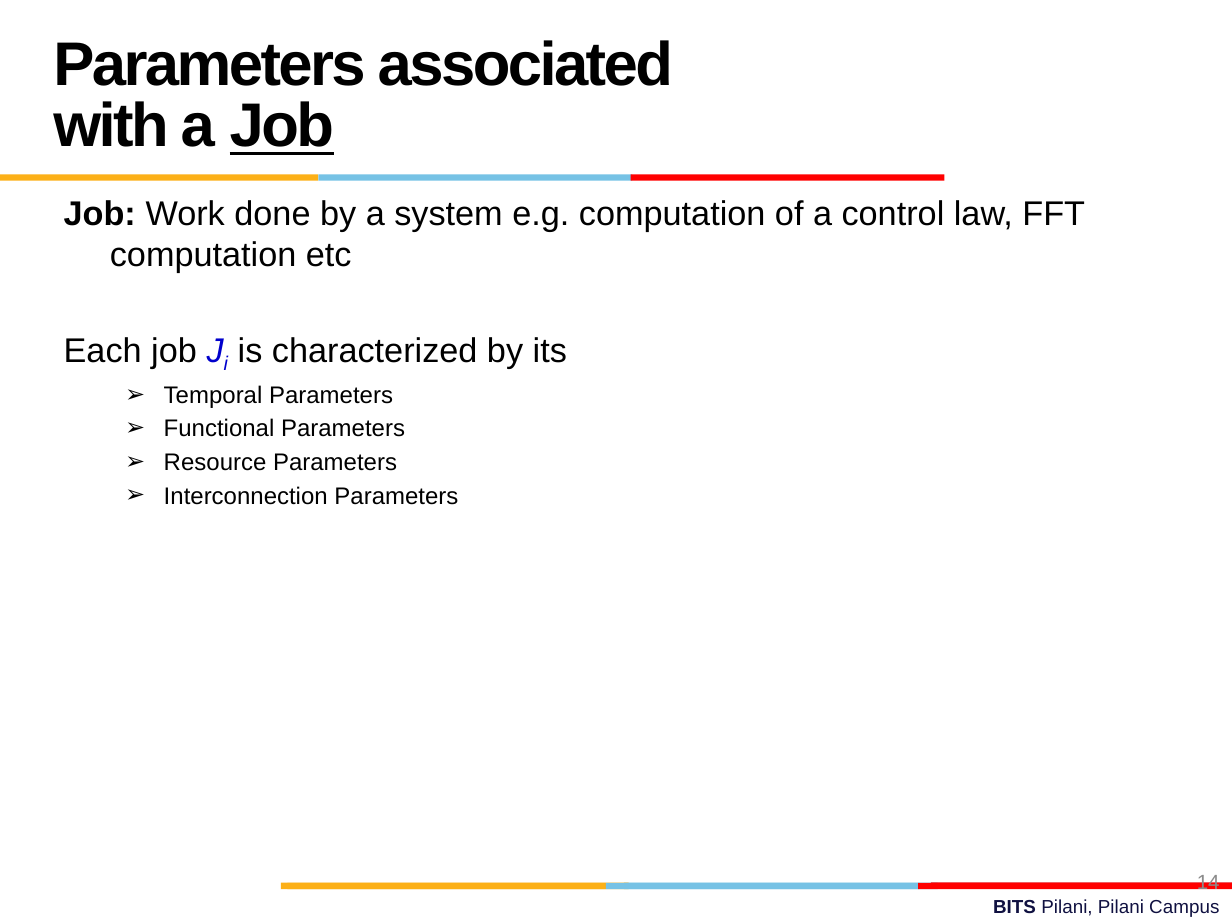
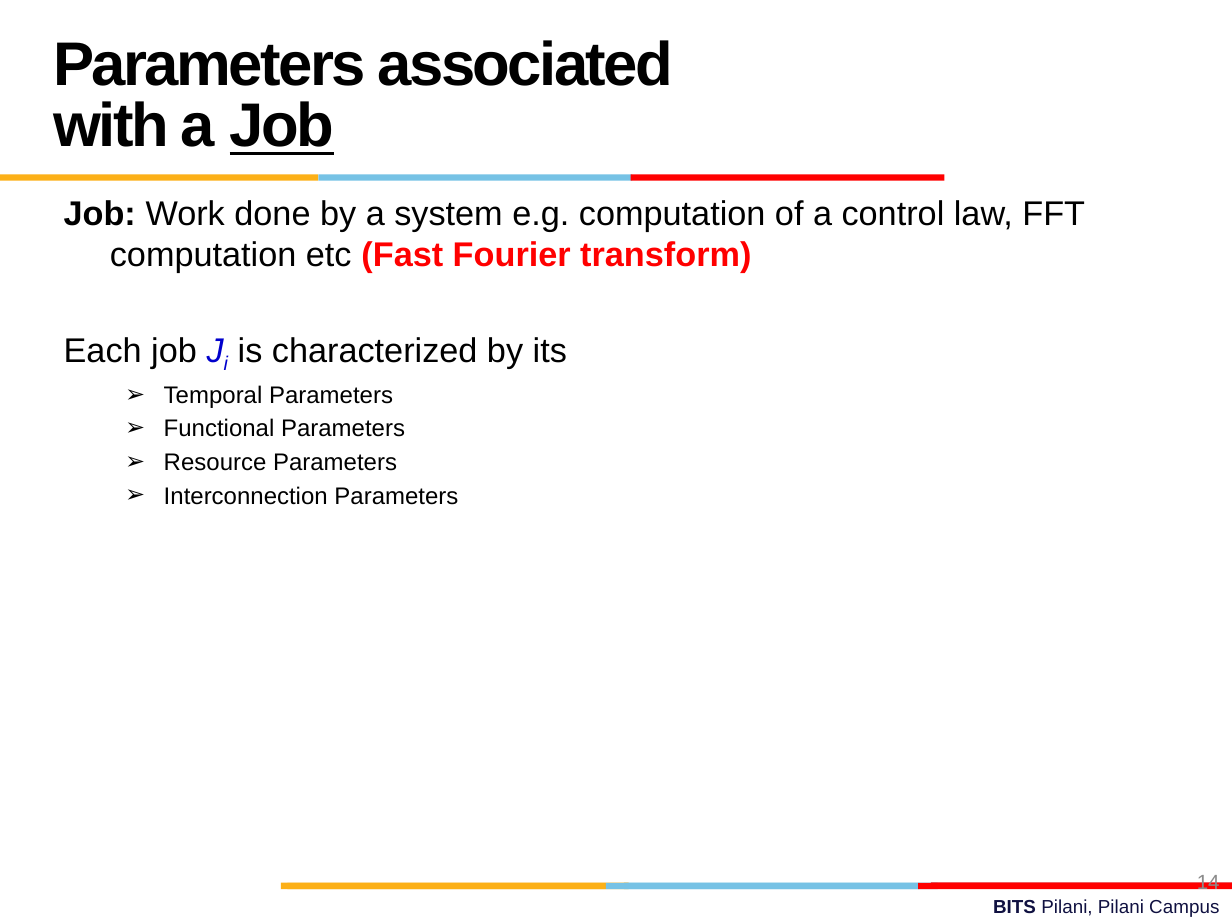
Before and after one commit to sagarchothani/BITS, a slide deck: slide 14 of Sem-1/Subjects/S-23_SSZG553_Real Time Systems/Lectures/L-2 RTS--Definitions, Task Model, Scheduling Approaches/BITS ZG553 Real Time Systems L-2 KGK.pptx. Drawn at 1232x924 pixels with LibreOffice and Linux fonts; fonts in the diff are those of the drawing; background and template pictures are left out. Boxes give left, top, right and bottom in pixels: in the first picture for what was removed or moved away, otherwise in the second. Text is boxed around its words. In the diff, an @@ line names an element or a change of style, - is before the commit and + after.

```diff
--- a/Sem-1/Subjects/S-23_SSZG553_Real Time Systems/Lectures/L-2 RTS--Definitions, Task Model, Scheduling Approaches/BITS ZG553 Real Time Systems L-2 KGK.pptx
+++ b/Sem-1/Subjects/S-23_SSZG553_Real Time Systems/Lectures/L-2 RTS--Definitions, Task Model, Scheduling Approaches/BITS ZG553 Real Time Systems L-2 KGK.pptx
@@ text at (64, 200, 1085, 272): text changed @@
-Job: Work done by a system e.g. computation of a control law, FFT computation etc
+Job: Work done by a system e.g. computation of a control law, FFT computation etc (Fast Fourier transform)
```
Also in this commit, not shown: 17 other files.
